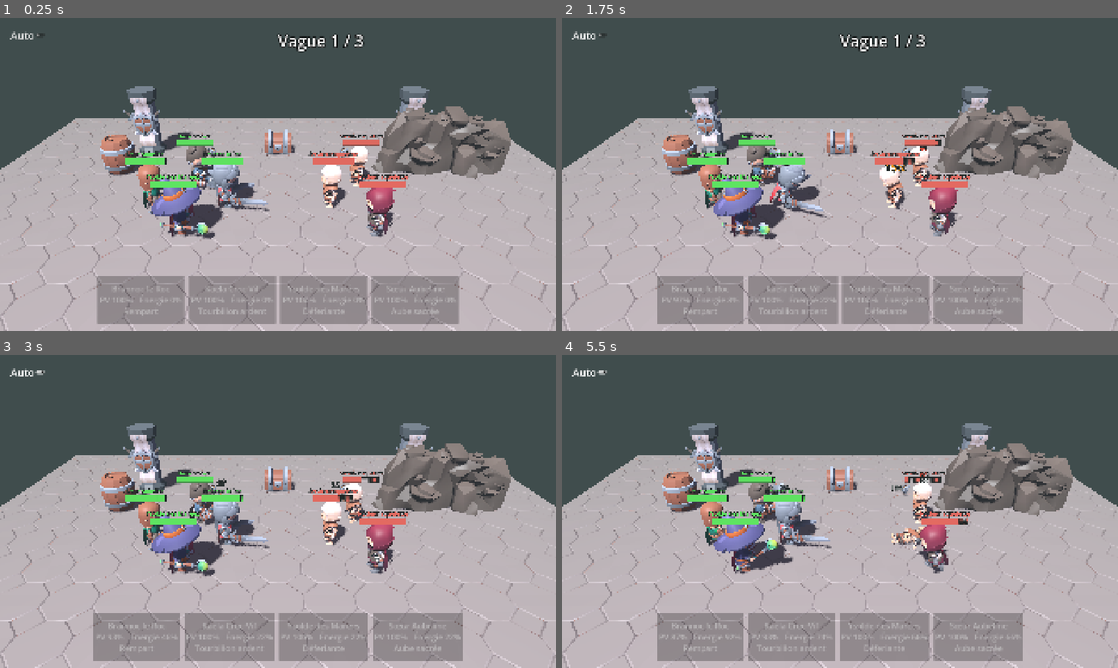
Above: before the commit, frames 1-4 (two rows, left to right).
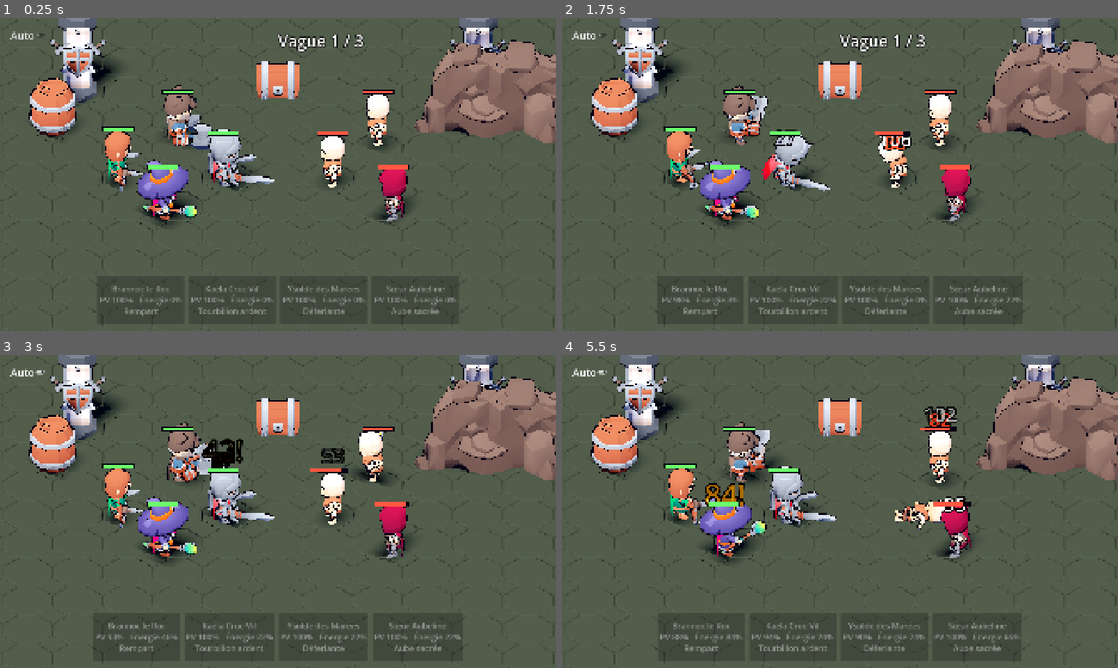
Above: after the commit, the same moments.

Repository: MOU-Hugo-KY/CREOS
Game: Godot game, scene res://scenes/pixel_battle.tscn
The game is run twice, just before and just after one commit, with the same random seed, the same clock (stepped at 60 frames per second) and the same inputs. Before the commit the project starts from res://scenes/battle/battle.tscn.
Inputs:
- Up to frame 1 (0.25 s): no input
- Up to frame 2 (1.75 s): click "Auto" at 0.5 s; click "Auto" at 1.25 s
- Up to frame 3 (3 s): click "Auto" at 2 s
- Up to frame 4 (5.5 s): no input

The runs differ from the first frame. In frame 1, 76% of the frame differs, in the area x 0-100%, y 0-100%; in frame 2, 76%; in frame 3, 77%; in frame 4, 76%.

Commit message:
Style 3D low-poly pixel art + système d'invocation (GDD)
- PixelStage : rendu 3D en basse résolution agrandi sans flou, l'interface
  reste nette au-dessus
- PixelStyle : éclairage toon, textures sans lissage, contour sombre
- Caméra orthographique, éclairage et couleurs revus, barres de vie en pixels
- Vitrine des héros et monstres (scenes/pixel_showcase.tscn)
- Outil d'enregistrement d'images (GIF), captures et GIF dans docs/
- GDD : invocations généreuses en jeu gratuit (taux, garantie, pitié,
  Boutique du Chasseur) et description du style visuel

Co-Authored-By: Claude Opus 5.5 <noreply@anthropic.com>
Claude-Session: https://claude.ai/code/session_01Vm8ngEzeKf16smHNcjUBRR

Diff:
--- a/project.godot
+++ b/project.godot
@@ -7,7 +7,7 @@
 config/name="CREOS"
 config/description="RPG mobile de chasseurs de héros sur la terre sauvage de CREOS."
 config/version="0.1.0"
-run/main_scene="res://scenes/battle/battle.tscn"
+run/main_scene="res://scenes/pixel_battle.tscn"
 config/features=PackedStringArray("4.7", "Mobile")
 
 [autoload]
--- /dev/null
+++ b/scenes/pixel_battle.tscn
@@ -0,0 +1,14 @@
+[gd_scene load_steps=2 format=3]
+
+[ext_resource type="Script" path="res://scripts/core/pixel_stage.gd" id="1"]
+
+[node name="PixelBattle" type="Control"]
+layout_mode = 3
+anchors_preset = 15
+anchor_right = 1.0
+anchor_bottom = 1.0
+grow_horizontal = 2
+grow_vertical = 2
+script = ExtResource("1")
+pixel_size = 4
+scene_path = "res://scenes/battle/battle.tscn"
--- /dev/null
+++ b/scenes/pixel_showcase.tscn
@@ -0,0 +1,14 @@
+[gd_scene load_steps=2 format=3]
+
+[ext_resource type="Script" path="res://scripts/core/pixel_stage.gd" id="1"]
+
+[node name="PixelShowcase" type="Control"]
+layout_mode = 3
+anchors_preset = 15
+anchor_right = 1.0
+anchor_bottom = 1.0
+grow_horizontal = 2
+grow_vertical = 2
+script = ExtResource("1")
+pixel_size = 4
+scene_path = "res://scenes/showcase.tscn"
--- /dev/null
+++ b/scenes/showcase.tscn
@@ -0,0 +1,6 @@
+[gd_scene load_steps=2 format=3]
+
+[ext_resource type="Script" path="res://scripts/battle/showcase.gd" id="1"]
+
+[node name="Showcase" type="Node3D"]
+script = ExtResource("1")
--- a/scripts/battle/battle_scene.gd
+++ b/scripts/battle/battle_scene.gd
@@ -12,8 +12,9 @@
 	"res://assets/kaykit/dungeon/Assets/barrel_large.gltf.glb": [Vector3(-9, 0, -3.5)],
 	"res://assets/kaykit/dungeon/Assets/rubble_large.gltf.glb": [Vector3(9.5, 0, -4)],
 }
-const HERO_SPOTS := [Vector3(-2.5, 0, 0.0), Vector3(-4.2, 0, -2.0), Vector3(-4.2, 0, 2.0), Vector3(-6.0, 0, 0.0)]
-const ENEMY_SPOTS := [Vector3(2.5, 0, 0.0), Vector3(4.2, 0, -2.0), Vector3(4.2, 0, 2.0), Vector3(6.0, 0, 0.0)]
+const FLOOR_TINT := Color(0.42, 0.5, 0.45)  # dalles du marais de Brumenoire
+const HERO_SPOTS := [Vector3(-2.2, 0, 0.3), Vector3(-4.0, 0, -2.6), Vector3(-4.6, 0, 2.6), Vector3(-6.4, 0, 0.0)]
+const ENEMY_SPOTS := [Vector3(2.2, 0, 0.3), Vector3(4.0, 0, -2.6), Vector3(4.6, 0, 2.6), Vector3(6.4, 0, 0.0)]
 
 var engine := BattleEngine.new()
 var views: Dictionary = {}  # uid -> UnitView
@@ -126,26 +127,30 @@
 	var env := WorldEnvironment.new()
 	var e := Environment.new()
 	e.background_mode = Environment.BG_COLOR
-	e.background_color = Color(0.09, 0.08, 0.12)
+	e.background_color = Color(0.07, 0.09, 0.1)
 	e.ambient_light_source = Environment.AMBIENT_SOURCE_COLOR
-	e.ambient_light_color = Color(0.55, 0.5, 0.7)
-	e.ambient_light_energy = 0.6
-	e.fog_enabled = true
-	e.fog_light_color = Color(0.25, 0.3, 0.3)
-	e.fog_density = 0.02
+	e.ambient_light_color = Color(0.45, 0.5, 0.75)
+	e.ambient_light_energy = 0.35
+	e.tonemap_mode = Environment.TONE_MAPPER_FILMIC
+	e.adjustment_enabled = true
+	e.adjustment_saturation = 1.15
+	e.adjustment_contrast = 1.05
 	env.environment = e
 	add_child(env)
 
 	var sun := DirectionalLight3D.new()
-	sun.rotation_degrees = Vector3(-55, -30, 0)
-	sun.light_energy = 1.2
+	sun.rotation_degrees = Vector3(-50, -35, 0)
+	sun.light_color = Color(1.0, 0.92, 0.8)
+	sun.light_energy = 0.9
 	sun.shadow_enabled = true
 	add_child(sun)
 
 	var cam := Camera3D.new()
-	cam.position = Vector3(0, 9.5, 13.5)
-	cam.rotation_degrees = Vector3(-30, 0, 0)
-	cam.fov = 50
+	# Caméra orthographique : pas de perspective, rendu net façon pixel art.
+	cam.projection = Camera3D.PROJECTION_ORTHOGONAL
+	cam.size = 12.5
+	cam.position = Vector3(0, 10, 14)
+	cam.rotation_degrees = Vector3(-35, 0, 0)
 	add_child(cam)
 
 	var tile: PackedScene = load(FLOOR_TILE)
@@ -155,6 +160,7 @@
 				var t := tile.instantiate() as Node3D
 				t.position = Vector3(x * 4 + 2, 0, z * 4 + 2)
 				add_child(t)
+				PixelStyle.apply(t, false, FLOOR_TINT)
 	for path in PROPS:
 		var scene: PackedScene = load(path)
 		if scene == null:
@@ -163,6 +169,7 @@
 			var prop := scene.instantiate() as Node3D
 			prop.position = p
 			add_child(prop)
+			PixelStyle.apply(prop)
 
 	_units_root = Node3D.new()
 	_units_root.name = "Units"
@@ -173,6 +180,7 @@
 
 func _build_hud() -> void:
 	_hud = CanvasLayer.new()
+	_hud.name = "HUD"  # PixelStage la déplace hors du rendu basse résolution
 	add_child(_hud)
 
 	_banner = Label.new()
--- /dev/null
+++ b/scripts/battle/showcase.gd
@@ -0,0 +1,90 @@
+extends Node3D
+## Vitrine : tous les héros et monstres côte à côte, qui tournent sur eux-mêmes et enchaînent
+## leurs animations. Sert à juger le style 3D pixel art.
+
+const ROW_HEROES := ["brannoc", "kaela", "ysolde", "fennir", "aubeline"]
+const ROW_MONSTERS := ["squelette_serviteur", "squelette_guerrier", "squelette_rodeur", "acolyte_noir", "vel_zareth"]
+const FLOOR_TILE := "res://assets/kaykit/dungeon/Assets/floor_tile_large.gltf.glb"
+const CYCLE := ["Idle", "attack", "Idle", "skill", "Idle", "Hit_A"]
+
+var _models: Array[Node3D] = []
+var _anims: Array[Dictionary] = []
+var _players: Array[AnimationPlayer] = []
+var _t := 0.0
+var _step := 0
+
+
+func _ready() -> void:
+	var env := WorldEnvironment.new()
+	var e := Environment.new()
+	e.background_mode = Environment.BG_COLOR
+	e.background_color = Color(0.1, 0.09, 0.16)
+	e.ambient_light_source = Environment.AMBIENT_SOURCE_COLOR
+	e.ambient_light_color = Color(0.5, 0.5, 0.8)
+	e.ambient_light_energy = 0.35
+	e.tonemap_mode = Environment.TONE_MAPPER_FILMIC
+	env.environment = e
+	add_child(env)
+
+	var sun := DirectionalLight3D.new()
+	sun.rotation_degrees = Vector3(-45, -30, 0)
+	sun.light_color = Color(1.0, 0.92, 0.8)
+	sun.light_energy = 0.9
+	sun.shadow_enabled = true
+	add_child(sun)
+
+	var cam := Camera3D.new()
+	cam.projection = Camera3D.PROJECTION_ORTHOGONAL
+	cam.size = 10.5
+	cam.position = Vector3(0, 6, 10)
+	cam.rotation_degrees = Vector3(-25, 0, 0)
+	add_child(cam)
+
+	var tile: PackedScene = load(FLOOR_TILE)
+	for x in range(-4, 4):
+		for z in range(-2, 1):
+			var t := tile.instantiate() as Node3D
+			t.position = Vector3(x * 4 + 2, 0, z * 4 + 2)
+			add_child(t)
+			PixelStyle.apply(t, false, Color(0.45, 0.42, 0.55))
+
+	_row(ROW_HEROES, true, 2.4)
+	_row(ROW_MONSTERS, false, -2.4)
+
+
+func _row(ids: Array, heroes: bool, z: float) -> void:
+	for i in ids.size():
+		var data: Dictionary = GameData.hero(ids[i]) if heroes else GameData.monster(ids[i])
+		var model: Node3D = load(data.model).instantiate()
+		var s: float = data.get("scale", 1.0)
+		model.scale = Vector3.ONE * (s * 0.75 if s > 1.0 else 1.0)
+		model.position = Vector3((i - 2) * 2.4, 0, z)
+		model.rotation_degrees.y = i * 40.0
+		add_child(model)
+		PixelStyle.apply(model)
+		_models.append(model)
+		_anims.append(data.get("anim", {}))
+		_players.append(model.find_child("AnimationPlayer", true, false))
+	_play_all()
+
+
+func _process(delta: float) -> void:
+	for m in _models:
+		m.rotation.y += delta * 0.8
+	_t += delta
+	if _t > 1.6:
+		_t = 0.0
+		_step = (_step + 1) % CYCLE.size()
+		_play_all()
+
+
+func _play_all() -> void:
+	for i in _players.size():
+		var p := _players[i]
+		if p == null:
+			continue
+		var name: String = CYCLE[_step]
+		if name in ["attack", "skill"]:
+			name = _anims[i].get(name, _anims[i].get("attack", "Idle"))
+		if p.has_animation(name):
+			p.play(name, 0.15)
--- a/scripts/battle/unit_view.gd
+++ b/scripts/battle/unit_view.gd
@@ -6,13 +6,16 @@
 const ANIM_HIT := "Hit_A"
 const ANIM_DEATH := "Death_A"
 const ANIM_DEFAULT_ATTACK := "1H_Melee_Attack_Chop"
+const HP_BAR_WIDTH := 1.2
 
 var unit: BattleUnit
 var anims: Dictionary = {}
 var home_position: Vector3
 
 var _anim_player: AnimationPlayer
-var _hp_bar: Label3D
+var _hp_bar: Node3D
+var _hp_fill: MeshInstance3D
+var _status: Label3D
 var _dead := false
 
 
@@ -25,14 +28,9 @@
 		var s: float = data.get("scale", 1.0)
 		model.scale = Vector3.ONE * s
 		add_child(model)
+		PixelStyle.apply(model)
 		_anim_player = model.find_child("AnimationPlayer", true, false)
-	_hp_bar = Label3D.new()
-	_hp_bar.billboard = BaseMaterial3D.BILLBOARD_ENABLED
-	_hp_bar.position = Vector3(0, 2.6 * data.get("scale", 1.0), 0)
-	_hp_bar.font_size = 48
-	_hp_bar.outline_size = 12
-	_hp_bar.no_depth_test = true
-	add_child(_hp_bar)
+	_build_hp_bar(2.4 * data.get("scale", 1.0))
 	_play(ANIM_IDLE, true)
 	refresh()
 
@@ -40,15 +38,54 @@
 func refresh() -> void:
 	if unit == null:
 		return
-	var ratio := unit.hp / unit.max_hp
-	var filled := int(round(ratio * 10.0))
-	_hp_bar.text = "%s\n%s" % [unit.display_name, "█".repeat(filled) + "░".repeat(10 - filled)]
-	_hp_bar.modulate = Color(0.4, 1, 0.4) if unit.team == 0 else Color(1, 0.45, 0.4)
+	var ratio := clampf(unit.hp / unit.max_hp, 0.0, 1.0)
+	_hp_fill.scale.x = maxf(ratio, 0.001)
+	_hp_fill.position.x = -HP_BAR_WIDTH * (1.0 - ratio) * 0.5
+	var icons := ""
 	if unit.taunt_time > 0.0:
-		_hp_bar.text += "  🛡"
+		icons += "!"
 	if unit.stun_time > 0.0:
-		_hp_bar.text += "  💫"
+		icons += "*"
+	_status.text = icons
 	_hp_bar.visible = unit.is_alive()
+
+
+## Barre de vie pixel : deux rectangles plats, toujours face à la caméra.
+func _build_hp_bar(height: float) -> void:
+	_hp_bar = Node3D.new()
+	_hp_bar.position = Vector3(0, height, 0)
+	_hp_bar.rotation.y = -rotation.y  # annule la rotation du modèle : la barre reste alignée à l'écran
+	add_child(_hp_bar)
+	var bg := _quad(Vector2(HP_BAR_WIDTH + 0.08, 0.2), Color(0.08, 0.06, 0.1))
+	_hp_bar.add_child(bg)
+	var color := Color(0.35, 0.9, 0.35) if unit.team == 0 else Color(0.95, 0.3, 0.25)
+	_hp_fill = _quad(Vector2(HP_BAR_WIDTH, 0.12), color)
+	_hp_fill.sorting_offset = 1.0
+	_hp_bar.add_child(_hp_fill)
+	_status = Label3D.new()
+	_status.billboard = BaseMaterial3D.BILLBOARD_ENABLED
+	_status.no_depth_test = true
+	_status.texture_filter = BaseMaterial3D.TEXTURE_FILTER_NEAREST
+	_status.font_size = 64
+	_status.outline_size = 16
+	_status.position = Vector3(0, 0.4, 0)
+	_hp_bar.add_child(_status)
+
+
+func _quad(size: Vector2, color: Color) -> MeshInstance3D:
+	var mi := MeshInstance3D.new()
+	var q := QuadMesh.new()
+	q.size = size
+	mi.mesh = q
+	var mat := StandardMaterial3D.new()
+	mat.shading_mode = BaseMaterial3D.SHADING_MODE_UNSHADED
+	mat.albedo_color = color
+	mat.billboard_mode = BaseMaterial3D.BILLBOARD_ENABLED
+	mat.no_depth_test = true
+	mat.render_priority = 10 if color.g > 0.2 or color.r > 0.2 else 9
+	mi.material_override = mat
+	mi.cast_shadow = GeometryInstance3D.SHADOW_CASTING_SETTING_OFF
+	return mi
 
 
 func play_attack() -> void:
@@ -74,9 +111,11 @@
 	l.text = text
 	l.modulate = color
 	l.font_size = 96 if big else 64
-	l.outline_size = 16
+	l.pixel_size = 0.012
+	l.outline_size = 18
 	l.billboard = BaseMaterial3D.BILLBOARD_ENABLED
 	l.no_depth_test = true
+	l.texture_filter = BaseMaterial3D.TEXTURE_FILTER_NEAREST
 	l.position = Vector3(randf_range(-0.3, 0.3), 2.0, 0)
 	add_child(l)
 	var tw := create_tween().set_parallel()
--- /dev/null
+++ b/scripts/core/pixel_stage.gd
@@ -0,0 +1,34 @@
+extends Control
+## Affiche une scène 3D en « pixel art » : rendu dans un SubViewport basse résolution,
+## agrandi en plus-proche-voisin (pixels nets). L'interface (CanvasLayer) reste en pleine résolution.
+
+## Taille d'un « gros pixel » en pixels d'écran (3 = assez fin, 5 = très rétro).
+@export_range(1, 8) var pixel_size := 4
+@export_file("*.tscn") var scene_path := "res://scenes/battle/battle.tscn"
+
+var container: SubViewportContainer
+var viewport: SubViewport
+
+
+func _ready() -> void:
+	set_anchors_preset(Control.PRESET_FULL_RECT)
+	container = SubViewportContainer.new()
+	container.stretch = true
+	container.stretch_shrink = pixel_size
+	container.texture_filter = CanvasItem.TEXTURE_FILTER_NEAREST
+	container.set_anchors_preset(Control.PRESET_FULL_RECT)
+	add_child(container)
+
+	viewport = SubViewport.new()
+	viewport.msaa_3d = Viewport.MSAA_DISABLED
+	viewport.screen_space_aa = Viewport.SCREEN_SPACE_AA_DISABLED
+	viewport.canvas_item_default_texture_filter = Viewport.DEFAULT_CANVAS_ITEM_TEXTURE_FILTER_NEAREST
+	viewport.handle_input_locally = false
+	container.add_child(viewport)
+
+	var scene: Node = load(scene_path).instantiate()
+	viewport.add_child(scene)
+	# L'interface reste en pleine résolution, au-dessus du rendu pixel.
+	var hud: Node = scene.get_node_or_null("HUD")
+	if hud:
+		hud.reparent(self)
--- /dev/null
+++ b/scripts/core/pixel_style.gd
@@ -0,0 +1,44 @@
+class_name PixelStyle
+extends RefCounted
+## Style « low-poly pixel art » de CREOS.
+## 1. La 3D est rendue en basse résolution puis agrandie sans flou (voir PixelStage).
+## 2. Les matériaux passent en éclairage « toon » (aplats nets) et en textures sans lissage.
+## 3. Un contour sombre (coque inversée) dessine la silhouette, 1 pixel à l'écran.
+
+const OUTLINE_COLOR := Color(0.08, 0.06, 0.1)
+const OUTLINE_WIDTH := 0.035
+
+static var _outline: StandardMaterial3D
+
+
+## Applique le style à tous les MeshInstance3D sous `root`.
+static func apply(root: Node, outline := true, tint := Color.WHITE) -> void:
+	for mi: MeshInstance3D in root.find_children("*", "MeshInstance3D", true, false):
+		if mi.mesh == null:
+			continue
+		for i in mi.mesh.get_surface_count():
+			var src := mi.get_active_material(i)
+			var mat: StandardMaterial3D
+			if src is StandardMaterial3D:
+				mat = src.duplicate()
+			else:
+				mat = StandardMaterial3D.new()
+			mat.albedo_color *= tint
+			mat.diffuse_mode = BaseMaterial3D.DIFFUSE_TOON
+			mat.specular_mode = BaseMaterial3D.SPECULAR_DISABLED
+			mat.roughness = 1.0
+			mat.texture_filter = BaseMaterial3D.TEXTURE_FILTER_NEAREST
+			if outline:
+				mat.next_pass = _outline_material()
+			mi.set_surface_override_material(i, mat)
+
+
+static func _outline_material() -> StandardMaterial3D:
+	if _outline == null:
+		_outline = StandardMaterial3D.new()
+		_outline.shading_mode = BaseMaterial3D.SHADING_MODE_UNSHADED
+		_outline.albedo_color = OUTLINE_COLOR
+		_outline.cull_mode = BaseMaterial3D.CULL_FRONT
+		_outline.grow = true
+		_outline.grow_amount = OUTLINE_WIDTH
+	return _outline
--- /dev/null
+++ b/tools/record_frames.gd
@@ -0,0 +1,34 @@
+extends SceneTree
+## Enregistre une suite d'images d'une scène (pour faire un GIF ou une vidéo avec ffmpeg).
+##   godot --path . --resolution 960x540 --script res://tools/record_frames.gd -- <scene.tscn> <dossier> [nb_images] [tous_les_n_frames]
+
+var frames := 0
+var saved := 0
+var count := 90
+var every := 3
+var out_dir := "/tmp/frames"
+var start := 30
+
+
+func _initialize() -> void:
+	var args := OS.get_cmdline_user_args()
+	var scene := args[0] if args.size() > 0 else "res://scenes/pixel_battle.tscn"
+	if args.size() > 1:
+		out_dir = args[1]
+	if args.size() > 2:
+		count = int(args[2])
+	if args.size() > 3:
+		every = int(args[3])
+	DirAccess.make_dir_recursive_absolute(out_dir)
+	root.add_child(load(scene).instantiate())
+
+
+func _process(_delta: float) -> bool:
+	frames += 1
+	if frames > start and frames % every == 0:
+		root.get_texture().get_image().save_png("%s/f%04d.png" % [out_dir, saved])
+		saved += 1
+		if saved >= count:
+			print("Images : ", saved, " dans ", out_dir)
+			quit()
+	return false
--- a/tools/screenshot.gd
+++ b/tools/screenshot.gd
@@ -1,22 +1,27 @@
 extends SceneTree
-## Capture d'écran du combat (après ~3 s) dans docs/capture-prototype.png.
+## Capture d'écran d'une scène (par défaut le combat en pixel art) après ~3 s.
 ## Nécessite un affichage (pas --headless) :
-##   godot --path . --resolution 1280x720 --script res://tools/screenshot.gd
-
-const OUT := "res://docs/capture-prototype.png"
-const FRAMES := 200
+##   godot --path . --resolution 1280x720 --script res://tools/screenshot.gd -- [scene.tscn] [sortie.png] [frames]
 
 var frames := 0
+var target := 200
+var out := "res://docs/capture-prototype.png"
 
 
 func _initialize() -> void:
-	root.add_child(load("res://scenes/battle/battle.tscn").instantiate())
+	var args := OS.get_cmdline_user_args()
+	var scene := args[0] if args.size() > 0 else "res://scenes/pixel_battle.tscn"
+	if args.size() > 1:
+		out = args[1]
+	if args.size() > 2:
+		target = int(args[2])
+	root.add_child(load(scene).instantiate())
 
 
 func _process(_delta: float) -> bool:
 	frames += 1
-	if frames == FRAMES:
-		root.get_texture().get_image().save_png(ProjectSettings.globalize_path(OUT))
-		print("Capture : ", OUT)
+	if frames == target:
+		root.get_texture().get_image().save_png(ProjectSettings.globalize_path(out) if out.begins_with("res://") else out)
+		print("Capture : ", out)
 		quit()
 	return false
Binary file changed: docs/capture-prototype.png
Not shown, added: docs/capture-prototype.png.import
Binary file added: docs/combat-pixel.gif
Binary file added: docs/vitrine-pixel.gif
Binary file added: docs/vitrine-pixel.png
Not shown, added: scripts/battle/showcase.gd.uid
Not shown, added: scripts/core/pixel_stage.gd.uid
Not shown, added: scripts/core/pixel_style.gd.uid
Not shown, added: tests/smoke_battle.gd.uid
Not shown, added: tools/record_frames.gd.uid
Not shown, added: tools/screenshot.gd.uid
Not shown, changed: CLAUDE.md
(and 3 more such lines)
